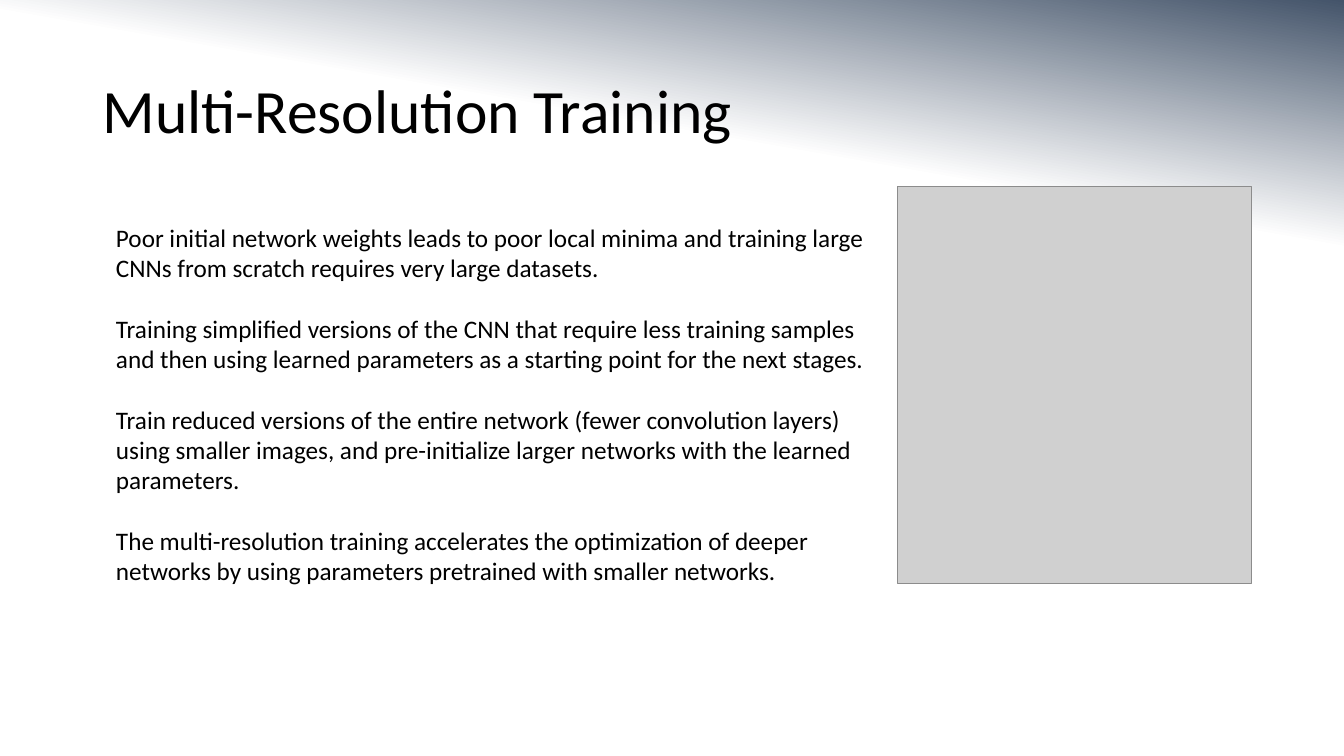
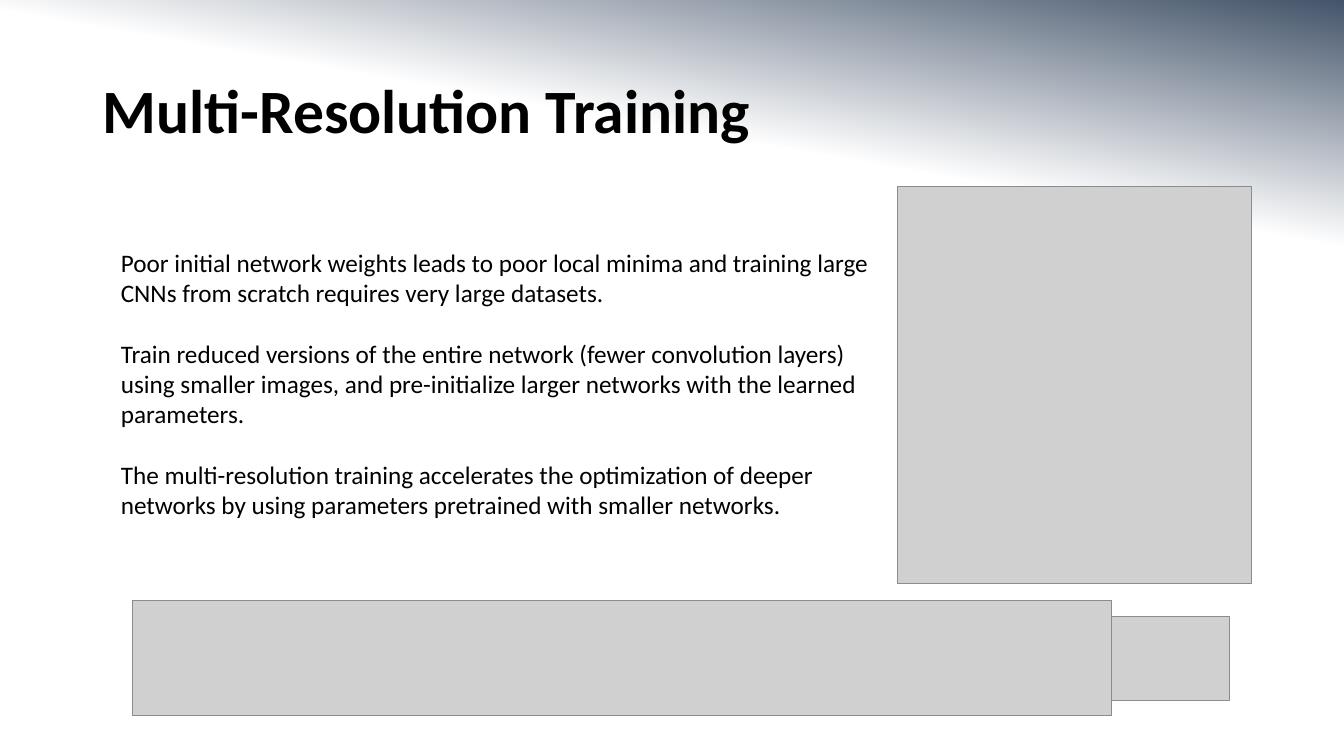
Before and after one commit to MorganMWJ/sem1020-paper-presentations, a slide deck: slide 7 of dr_slides.pptx (slide 8 before the commit). Drawn at 1344x756 pixels with LibreOffice and Linux fonts; fonts in the diff are those of the drawing; grey boxes stand for pictures. Boxes give left, top, right and bottom in pixels: in the first picture for what was removed or moved away, otherwise in the second. Text is boxed around its words. In the diff, an @@ line names an element or a change of style, - is before the commit and + after.

```diff
--- a/dr_slides.pptx
+++ b/dr_slides.pptx
@@ title "Multi-Resolution Training" at (x1=102, y1=89, x2=750, y2=144): bold on @@
@@ text "Poor initial network weights leads ..." moved from (x1=116, y1=229, x2=863, y2=585) to (x1=121, y1=254, x2=867, y2=519) @@
@@ text at (x1=116, y1=320, x2=863, y2=373): paragraph removed @@
-Training simplified versions of the CNN that require less training samples and then using learned parameters as a starting point for the next stages.
@@ picture added at (x1=132, y1=601, x2=1112, y2=716) @@
@@ picture added at (x1=1092, y1=616, x2=1230, y2=700) @@
```
Also in this commit, not shown: 8 other slides changed, 5 slides added, 2 slides removed, 10 other files.
